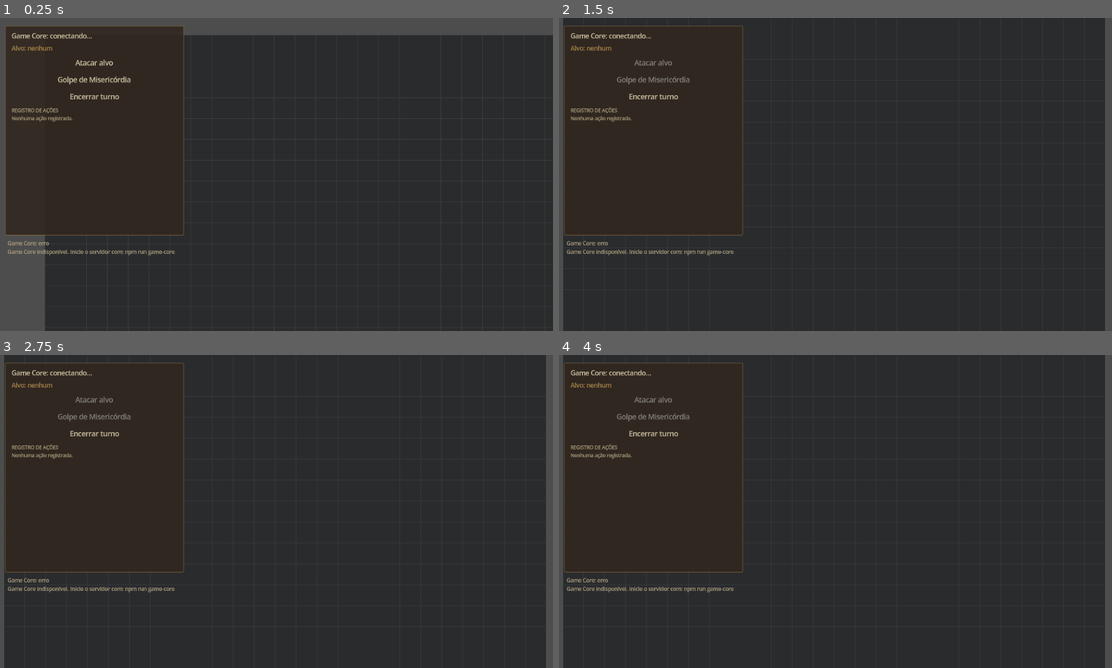
Above: before the commit, frames 1-4 (two rows, left to right).
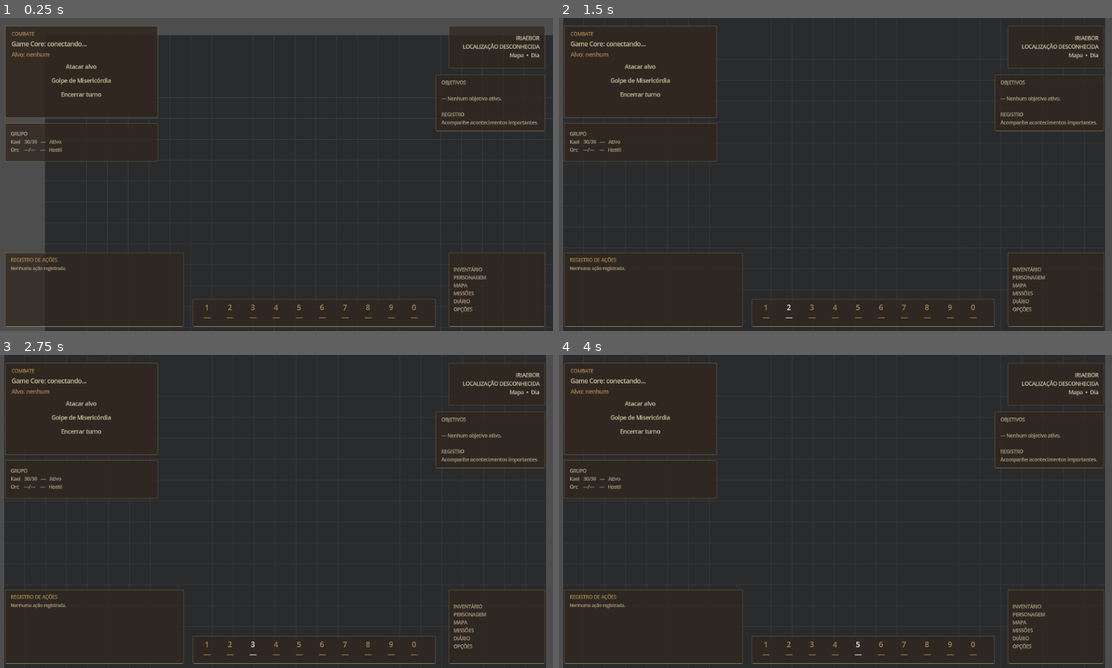
Above: after the commit, the same moments.

Repository: wchichura-maker/dnd
Game: Godot game, scene res://scenes/Main.tscn
The game is run twice, just before and just after one commit, with the same random seed, the same clock (stepped at 60 frames per second) and the same inputs.
Inputs (mouse positions are in pixels of both pictures, inside the frame that each line leads up to):
- Up to frame 1 (0.25 s): no input
- Up to frame 2 (1.5 s): click (763, 312) at 0.5 s, where only the run after the commit has a clickable "1 —"; click (791, 312) at 1.25 s, where only the run after the commit has a clickable "2 —"
- Up to frame 3 (2.75 s): click (254, 649) at 2 s, where only the run after the commit has a clickable "3 —"
- Up to frame 4 (4 s): click (835, 649) at 2.75 s, where only the run after the commit has a clickable "4 —"; click (857, 649) at 3.5 s, where only the run after the commit has a clickable "5 —"

The runs differ from the first frame. In frame 1, 7.7% of the frame differs, in the area x 1-99%, y 2-99%; in frame 2, 3.6%; in frame 3, 3.6%; in frame 4, 3.6%.

Commit message:
feat(godot): estruturar HUD conforme prototipo e design system

Diff:
--- a/godot/scenes/Main.tscn
+++ b/godot/scenes/Main.tscn
@@ -16,6 +16,30 @@
 corner_radius_bottom_right = 2
 corner_radius_bottom_left = 2
 
+[sub_resource type="StyleBoxFlat" id="StyleSoftPanel"]
+bg_color = Color(0.188, 0.149, 0.118, 0.72)
+border_width_left = 1
+border_width_top = 1
+border_width_right = 1
+border_width_bottom = 1
+border_color = Color(0.69, 0.541, 0.302, 0.45)
+corner_radius_top_left = 2
+corner_radius_top_right = 2
+corner_radius_bottom_right = 2
+corner_radius_bottom_left = 2
+
+[sub_resource type="StyleBoxFlat" id="StyleSlot"]
+bg_color = Color(0.188, 0.149, 0.118, 0.84)
+border_width_left = 1
+border_width_top = 1
+border_width_right = 1
+border_width_bottom = 1
+border_color = Color(0.69, 0.541, 0.302, 0.6)
+corner_radius_top_left = 2
+corner_radius_top_right = 2
+corner_radius_bottom_right = 2
+corner_radius_bottom_left = 2
+
 [node name="Main" type="Node2D"]
 script = ExtResource("1_main")
 
@@ -43,55 +67,246 @@
 [node name="Panel" type="PanelContainer" parent="CombatHUD"]
 offset_left = 18.0
 offset_top = 18.0
-offset_right = 430.0
-offset_bottom = 500.0
+offset_right = 370.0
+offset_bottom = 230.0
 theme_override_styles/panel = SubResource("StylePanel")
 
 [node name="Margin" type="MarginContainer" parent="CombatHUD/Panel"]
 theme_override_constants/margin_left = 14
-theme_override_constants/margin_top = 12
+theme_override_constants/margin_top = 10
 theme_override_constants/margin_right = 14
-theme_override_constants/margin_bottom = 12
+theme_override_constants/margin_bottom = 10
 
 [node name="VBox" type="VBoxContainer" parent="CombatHUD/Panel/Margin"]
-theme_override_constants/separation = 8
+theme_override_constants/separation = 5
+
+[node name="Header" type="Label" parent="CombatHUD/Panel/Margin/VBox"]
+theme_override_colors/font_color = Color(0.69, 0.541, 0.302, 1)
+theme_override_font_sizes/font_size = 11
+text = "COMBATE"
 
 [node name="Status" type="Label" parent="CombatHUD/Panel/Margin/VBox"]
 theme_override_colors/font_color = Color(0.839, 0.788, 0.659, 1)
-theme_override_font_sizes/font_size = 15
+theme_override_font_sizes/font_size = 14
 text = "Game Core: conectando..."
 
 [node name="Target" type="Label" parent="CombatHUD/Panel/Margin/VBox"]
 theme_override_colors/font_color = Color(0.69, 0.541, 0.302, 1)
-theme_override_font_sizes/font_size = 14
+theme_override_font_sizes/font_size = 13
 text = "Alvo: nenhum"
 
 [node name="Attack" type="Button" parent="CombatHUD/Panel/Margin/VBox"]
 theme_override_colors/font_color = Color(0.839, 0.788, 0.659, 1)
 theme_override_colors/font_hover_color = Color(0.69, 0.541, 0.302, 1)
+theme_override_colors/font_disabled_color = Color(0.45, 0.42, 0.36, 1)
+theme_override_font_sizes/font_size = 13
 text = "Atacar alvo"
 flat = true
 
 [node name="CoupDeGrace" type="Button" parent="CombatHUD/Panel/Margin/VBox"]
 theme_override_colors/font_color = Color(0.839, 0.788, 0.659, 1)
 theme_override_colors/font_hover_color = Color(0.69, 0.541, 0.302, 1)
+theme_override_colors/font_disabled_color = Color(0.45, 0.42, 0.36, 1)
+theme_override_font_sizes/font_size = 13
 text = "Golpe de Misericórdia"
 flat = true
 
 [node name="EndTurn" type="Button" parent="CombatHUD/Panel/Margin/VBox"]
 theme_override_colors/font_color = Color(0.839, 0.788, 0.659, 1)
 theme_override_colors/font_hover_color = Color(0.69, 0.541, 0.302, 1)
+theme_override_colors/font_disabled_color = Color(0.45, 0.42, 0.36, 1)
+theme_override_font_sizes/font_size = 13
 text = "Encerrar turno"
 flat = true
 
-[node name="ActionLog" type="Label" parent="CombatHUD/Panel/Margin/VBox"]
-custom_minimum_size = Vector2(0, 280)
-theme_override_colors/font_color = Color(0.714, 0.655, 0.514, 1)
-theme_override_font_sizes/font_size = 11
+[node name="PartyPanel" type="PanelContainer" parent="CombatHUD"]
+offset_left = 18.0
+offset_top = 242.0
+offset_right = 370.0
+offset_bottom = 330.0
+theme_override_styles/panel = SubResource("StyleSoftPanel")
+
+[node name="Margin" type="MarginContainer" parent="CombatHUD/PartyPanel"]
+theme_override_constants/margin_left = 12
+theme_override_constants/margin_top = 8
+theme_override_constants/margin_right = 12
+theme_override_constants/margin_bottom = 8
+
+[node name="Label" type="Label" parent="CombatHUD/PartyPanel/Margin"]
+theme_override_colors/font_color = Color(0.714, 0.655, 0.514, 1)
+theme_override_font_sizes/font_size = 11
+text = "GRUPO\nKael   30/30   —   Ativo\nOrc    —/—    —   Hostil"
+
+[node name="LocationPanel" type="PanelContainer" parent="CombatHUD"]
+offset_left = 1040.0
+offset_top = 18.0
+offset_right = 1262.0
+offset_bottom = 116.0
+theme_override_styles/panel = SubResource("StyleSoftPanel")
+
+[node name="Margin" type="MarginContainer" parent="CombatHUD/LocationPanel"]
+theme_override_constants/margin_left = 12
+theme_override_constants/margin_top = 9
+theme_override_constants/margin_right = 12
+theme_override_constants/margin_bottom = 9
+
+[node name="Label" type="Label" parent="CombatHUD/LocationPanel/Margin"]
+theme_override_colors/font_color = Color(0.839, 0.788, 0.659, 1)
+theme_override_font_sizes/font_size = 12
+text = "IRIAEBOR\nLOCALIZAÇÃO DESCONHECIDA\nMapa  •  Dia"
+horizontal_alignment = 2
+
+[node name="QuestPanel" type="PanelContainer" parent="CombatHUD"]
+offset_left = 1010.0
+offset_top = 130.0
+offset_right = 1262.0
+offset_bottom = 260.0
+theme_override_styles/panel = SubResource("StyleSoftPanel")
+
+[node name="Margin" type="MarginContainer" parent="CombatHUD/QuestPanel"]
+theme_override_constants/margin_left = 12
+theme_override_constants/margin_top = 9
+theme_override_constants/margin_right = 12
+theme_override_constants/margin_bottom = 9
+
+[node name="Label" type="Label" parent="CombatHUD/QuestPanel/Margin"]
+theme_override_colors/font_color = Color(0.714, 0.655, 0.514, 1)
+theme_override_font_sizes/font_size = 11
+text = "OBJETIVOS\n\n— Nenhum objetivo ativo.\n\nREGISTRO\nAcompanhe acontecimentos importantes."
+
+[node name="ActionLogPanel" type="PanelContainer" parent="CombatHUD"]
+offset_left = 18.0
+offset_top = 540.0
+offset_right = 430.0
+offset_bottom = 710.0
+theme_override_styles/panel = SubResource("StyleSoftPanel")
+
+[node name="Margin" type="MarginContainer" parent="CombatHUD/ActionLogPanel"]
+theme_override_constants/margin_left = 12
+theme_override_constants/margin_top = 8
+theme_override_constants/margin_right = 12
+theme_override_constants/margin_bottom = 8
+
+[node name="VBox" type="VBoxContainer" parent="CombatHUD/ActionLogPanel/Margin"]
+
+[node name="Title" type="Label" parent="CombatHUD/ActionLogPanel/Margin/VBox"]
+theme_override_colors/font_color = Color(0.69, 0.541, 0.302, 1)
+theme_override_font_sizes/font_size = 11
+text = "REGISTRO DE AÇÕES"
+
+[node name="ActionLog" type="Label" parent="CombatHUD/ActionLogPanel/Margin/VBox"]
+size_flags_vertical = 3
+theme_override_colors/font_color = Color(0.714, 0.655, 0.514, 1)
+theme_override_font_sizes/font_size = 10
 autowrap_mode = 2
-text = "REGISTRO DE AÇÕES\nNenhuma ação registrada."
+text = "Nenhuma ação registrada."
+
+[node name="Hotbar" type="PanelContainer" parent="CombatHUD"]
+offset_left = 450.0
+offset_top = 646.0
+offset_right = 1010.0
+offset_bottom = 710.0
+theme_override_styles/panel = SubResource("StyleSoftPanel")
+
+[node name="Margin" type="MarginContainer" parent="CombatHUD/Hotbar"]
+theme_override_constants/margin_left = 8
+theme_override_constants/margin_top = 7
+theme_override_constants/margin_right = 8
+theme_override_constants/margin_bottom = 7
+
+[node name="Slots" type="HBoxContainer" parent="CombatHUD/Hotbar/Margin"]
+theme_override_constants/separation = 5
+
+[node name="Slot1" type="Button" parent="CombatHUD/Hotbar/Margin/Slots"]
+custom_minimum_size = Vector2(48, 48)
+theme_override_styles/normal = SubResource("StyleSlot")
+theme_override_colors/font_color = Color(0.69, 0.541, 0.302, 1)
+text = "1\n—"
+flat = true
+
+[node name="Slot2" type="Button" parent="CombatHUD/Hotbar/Margin/Slots"]
+custom_minimum_size = Vector2(48, 48)
+theme_override_styles/normal = SubResource("StyleSlot")
+theme_override_colors/font_color = Color(0.69, 0.541, 0.302, 1)
+text = "2\n—"
+flat = true
+
+[node name="Slot3" type="Button" parent="CombatHUD/Hotbar/Margin/Slots"]
+custom_minimum_size = Vector2(48, 48)
+theme_override_styles/normal = SubResource("StyleSlot")
+theme_override_colors/font_color = Color(0.69, 0.541, 0.302, 1)
+text = "3\n—"
+flat = true
+
+[node name="Slot4" type="Button" parent="CombatHUD/Hotbar/Margin/Slots"]
+custom_minimum_size = Vector2(48, 48)
+theme_override_styles/normal = SubResource("StyleSlot")
+theme_override_colors/font_color = Color(0.69, 0.541, 0.302, 1)
+text = "4\n—"
+flat = true
+
+[node name="Slot5" type="Button" parent="CombatHUD/Hotbar/Margin/Slots"]
+custom_minimum_size = Vector2(48, 48)
+theme_override_styles/normal = SubResource("StyleSlot")
+theme_override_colors/font_color = Color(0.69, 0.541, 0.302, 1)
+text = "5\n—"
+flat = true
+
+[node name="Slot6" type="Button" parent="CombatHUD/Hotbar/Margin/Slots"]
+custom_minimum_size = Vector2(48, 48)
+theme_override_styles/normal = SubResource("StyleSlot")
+theme_override_colors/font_color = Color(0.69, 0.541, 0.302, 1)
+text = "6\n—"
+flat = true
+
+[node name="Slot7" type="Button" parent="CombatHUD/Hotbar/Margin/Slots"]
+custom_minimum_size = Vector2(48, 48)
+theme_override_styles/normal = SubResource("StyleSlot")
+theme_override_colors/font_color = Color(0.69, 0.541, 0.302, 1)
+text = "7\n—"
+flat = true
+
+[node name="Slot8" type="Button" parent="CombatHUD/Hotbar/Margin/Slots"]
+custom_minimum_size = Vector2(48, 48)
+theme_override_styles/normal = SubResource("StyleSlot")
+theme_override_colors/font_color = Color(0.69, 0.541, 0.302, 1)
+text = "8\n—"
+flat = true
+
+[node name="Slot9" type="Button" parent="CombatHUD/Hotbar/Margin/Slots"]
+custom_minimum_size = Vector2(48, 48)
+theme_override_styles/normal = SubResource("StyleSlot")
+theme_override_colors/font_color = Color(0.69, 0.541, 0.302, 1)
+text = "9\n—"
+flat = true
+
+[node name="Slot10" type="Button" parent="CombatHUD/Hotbar/Margin/Slots"]
+custom_minimum_size = Vector2(48, 48)
+theme_override_styles/normal = SubResource("StyleSlot")
+theme_override_colors/font_color = Color(0.69, 0.541, 0.302, 1)
+text = "0\n—"
+flat = true
+
+[node name="MenuPanel" type="PanelContainer" parent="CombatHUD"]
+offset_left = 1040.0
+offset_top = 540.0
+offset_right = 1262.0
+offset_bottom = 710.0
+theme_override_styles/panel = SubResource("StyleSoftPanel")
+
+[node name="Margin" type="MarginContainer" parent="CombatHUD/MenuPanel"]
+theme_override_constants/margin_left = 10
+theme_override_constants/margin_top = 8
+theme_override_constants/margin_right = 10
+theme_override_constants/margin_bottom = 8
+
+[node name="Label" type="Label" parent="CombatHUD/MenuPanel/Margin"]
+theme_override_colors/font_color = Color(0.714, 0.655, 0.514, 1)
+theme_override_font_sizes/font_size = 11
+text = "INVENTÁRIO\nPERSONAGEM\nMAPA\nMISSÕES\nDIÁRIO\nOPÇÕES"
 
 [node name="DebugOverlay" type="CanvasLayer" parent="."]
+visible = false
 
 [node name="Label" type="Label" parent="DebugOverlay"]
 offset_left = 24.0
Not shown: 1 places in godot/scenes/Main.tscn that only renumber resources
